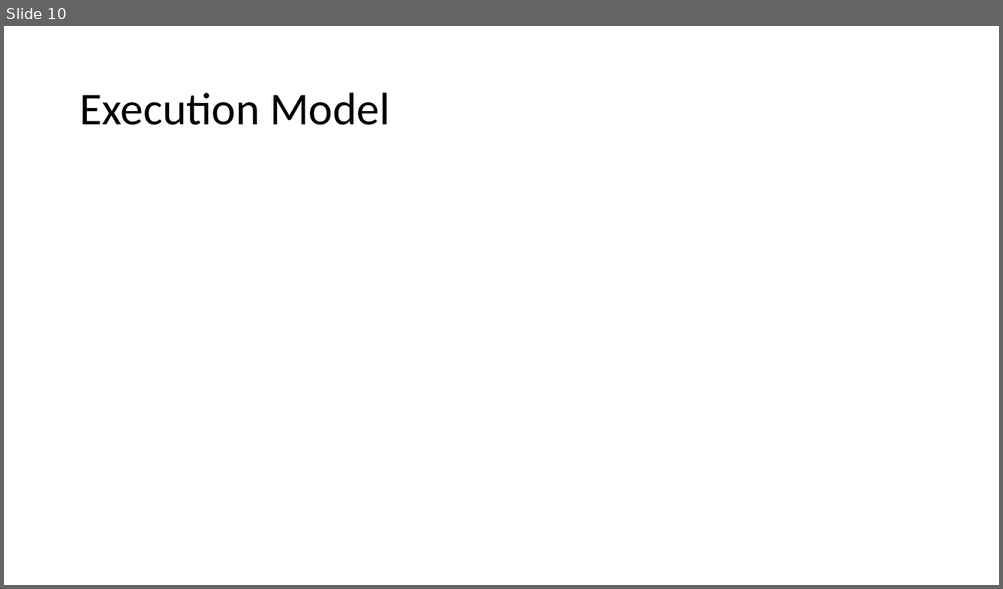
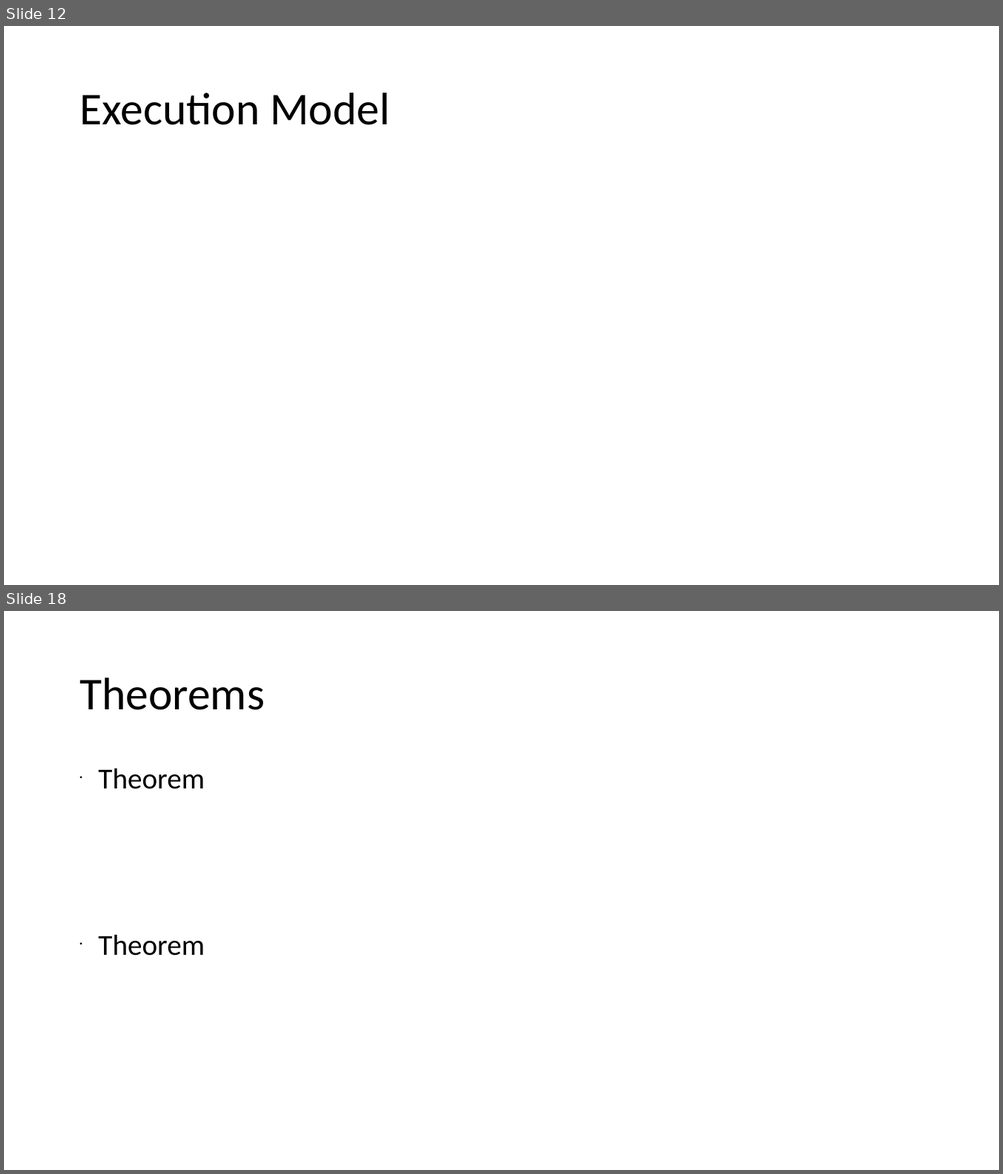
Before and after one commit to xiaohe27/Tasks, a slide deck: Slides/qual-presentation.ppt. Shown one above the other, each under a label of ours: slide 10 before the commit, slides 12 and 18 after it; the slides between them are not shown. The pictures are 1003x589 and 1003x1174 pixels, drawn with LibreOffice and Linux fonts; fonts in the diff are those of the drawing. Boxes give left, top, right and bottom in pixels: in the first picture for what was removed or moved away, otherwise in the second. Text is boxed around its words. In the diff, an @@ line names an element or a change of style, - is before the commit and + after.

```diff
--- a/Slides/qual-presentation.ppt
+++ b/Slides/qual-presentation.ppt
@@ slide 18 added at bbox=[4, 611, 999, 1170], background #FFFFFF @@
@@ title added at bbox=[79, 678, 264, 710], 44 pt, text #000000 @@
+Theorems
@@ text added at bbox=[98, 768, 205, 956], 28 pt, text #000000 @@
+• Theorem
+• Theorem
@@ what was slide 10 is now slide 12 @@
```
Also in this commit, not shown: 1 slide changed, 8 other slides added, 1 slide removed.
